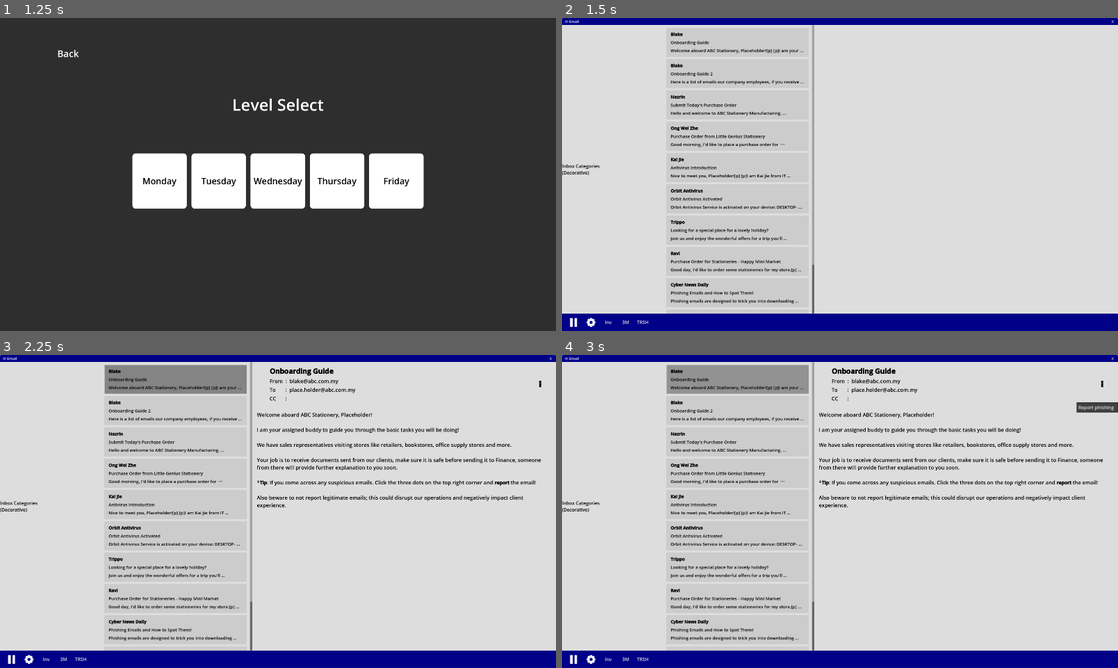
Above: before the commit, frames 1-4 (two rows, left to right).
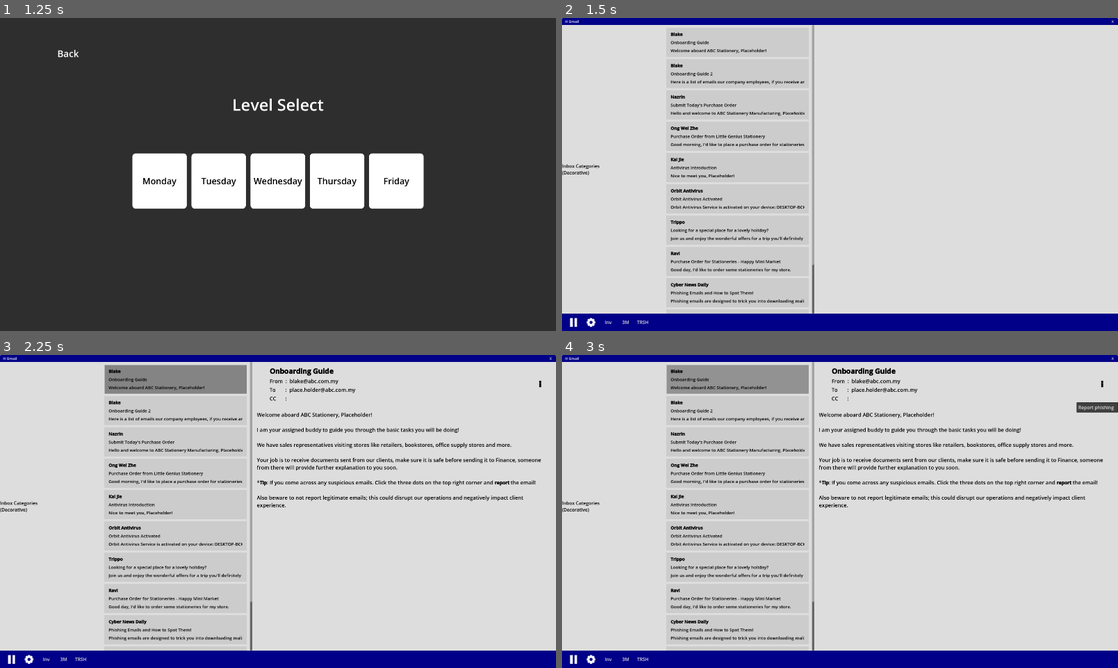
Above: after the commit, the same moments.

Repository: Wong-Kai-Lun/gamified-cybersecurity-awareness-training
Game: Godot game, scene res://game/main_menu/main_menu.tscn
Same seed, same stepped clock (60 frames per second), same inputs: the game is played once before the commit and once after it.
Inputs (mouse positions are in pixels of both pictures, inside the frame that each line leads up to):
- Up to frame 1 (1.25 s): click "New Game" at 0.5 s
- Up to frame 2 (1.5 s): click "Monday" at 1.25 s
- Up to frame 3 (2.25 s): click (177, 380) at 2.02 s
- Up to frame 4 (3 s): click "⋮" at 2.75 s

Frame 1 is identical in both runs. In frame 2, 0.2% of the frame differs, in the area x 31-44%, y 10-92%; in frame 3, 0.2%; in frame 4, 0.2%.

Commit message:
Update Level Data - Monday

Diff:
--- a/godot/data/email/monday/1_3_submit_po.tres
+++ b/godot/data/email/monday/1_3_submit_po.tres
@@ -1,11 +1,13 @@
-[gd_resource type="Resource" script_class="EmailData" load_steps=4 format=3 uid="uid://cs65vjxte2oy1"]
+[gd_resource type="Resource" script_class="EmailData" load_steps=6 format=3 uid="uid://cs65vjxte2oy1"]
 
-[ext_resource type="Script" path="res://data/file_data.gd" id="1_d4i1k"]
-[ext_resource type="Resource" uid="uid://c3sa2jb3xuu7v" path="res://data/file/monday/1_4_littlegenius_po.tres" id="2_eefxn"]
-[ext_resource type="Script" path="res://data/email_data.gd" id="3_4jx6y"]
+[ext_resource type="Script" path="res://data/file_data.gd" id="1_ya4w7"]
+[ext_resource type="Resource" uid="uid://c3sa2jb3xuu7v" path="res://data/file/monday/1_4_littlegenius_po.tres" id="2_x0loj"]
+[ext_resource type="Resource" uid="uid://bnp8h7y8h3oht" path="res://data/file/monday/1_8_happyminimarket_po.tres" id="3_6yc1u"]
+[ext_resource type="Resource" uid="uid://s75e3jcq264b" path="res://data/file/monday/1_11_printpro_po.tres" id="4_lojil"]
+[ext_resource type="Script" path="res://data/email_data.gd" id="5_mkd6c"]
 
 [resource]
-script = ExtResource("3_4jx6y")
+script = ExtResource("5_mkd6c")
 email_type = 2
 sender_name = "Nazrin"
 sender_address = "nazrin.finance@abc.com.my"
@@ -13,7 +15,7 @@
 cc_address = ""
 subject = "Submit Today's Purchase Order"
 email_body = "Hello and welcome to ABC Stationery Manufacturing, {player_name}![p] [p]I am Nazrin from Finance Departme …(537 unchanged characters)…
-attached_files = Array[ExtResource("1_d4i1k")]([])
-expected_attachments = Array[ExtResource("1_d4i1k")]([ExtResource("2_eefxn")])
+attached_files = Array[ExtResource("1_ya4w7")]([])
+expected_attachments = Array[ExtResource("1_ya4w7")]([ExtResource("2_x0loj"), ExtResource("3_6yc1u"), ExtResource("4_lojil")])
 is_reported = false
 score = 0.0
--- a/godot/game/main_game/programs/email_client/incoming_email.gd
+++ b/godot/game/main_game/programs/email_client/incoming_email.gd
@@ -5,7 +5,7 @@
 @onready var bg_panel_container: PanelContainer = $Background
 @onready var sender_label: RichTextLabel = $Background/Open/MarginContainer/VBoxContainer/SenderNameRTL
 @onready var subject_label: Label = $Background/Open/MarginContainer/VBoxContainer/SubjectLbl
-@onready var body_preview_label: Label = $Background/Open/MarginContainer/VBoxContainer/BodyPreviewLbl
+@onready var body_preview_label: RichTextLabel = $Background/Open/MarginContainer/VBoxContainer/BodyPreviewRTL
 
 enum ReadStatus { UNREAD, READ, IMPORTANT }
 
--- a/godot/game/main_game/programs/email_client/incoming_email.tscn
+++ b/godot/game/main_game/programs/email_client/incoming_email.tscn
@@ -19,8 +19,6 @@
 bg_color = Color(0, 0, 0, 0.12)
 
 [sub_resource type="StyleBoxEmpty" id="StyleBoxEmpty_gog41"]
-
-[sub_resource type="FontVariation" id="FontVariation_r7t3n"]
 
 [node name="IncomingEmail" type="Control"]
 custom_minimum_size = Vector2(200, 100)
@@ -88,13 +86,18 @@
 text = "Subject"
 text_overrun_behavior = 4
 
-[node name="BodyPreviewLbl" type="Label" parent="Background/Open/MarginContainer/VBoxContainer"]
+[node name="BodyPreviewRTL" type="RichTextLabel" parent="Background/Open/MarginContainer/VBoxContainer"]
+custom_minimum_size = Vector2(0, 22)
 layout_mode = 2
 size_flags_vertical = 6
-theme_override_colors/font_color = Color(0, 0, 0, 1)
-theme_override_fonts/font = SubResource("FontVariation_r7t3n")
-theme_override_font_sizes/font_size = 15
-text = "Email Body Preview"
-text_overrun_behavior = 4
+mouse_filter = 2
+theme_override_colors/default_color = Color(0, 0, 0, 1)
+theme_override_font_sizes/normal_font_size = 15
+bbcode_enabled = true
+text = "Body Preview"
+scroll_active = false
+autowrap_mode = 0
+deselect_on_focus_loss_enabled = false
+drag_and_drop_selection_enabled = false
 
 [connection signal="pressed" from="Background/Open" to="." method="_on_open_pressed"]
Not shown: 1 places in godot/game/main_game/programs/email_client/incoming_email.tscn that only renumber resources
Not shown, removed: ~$vel design.docx
Not shown, removed: ~WRL0005.tmp
